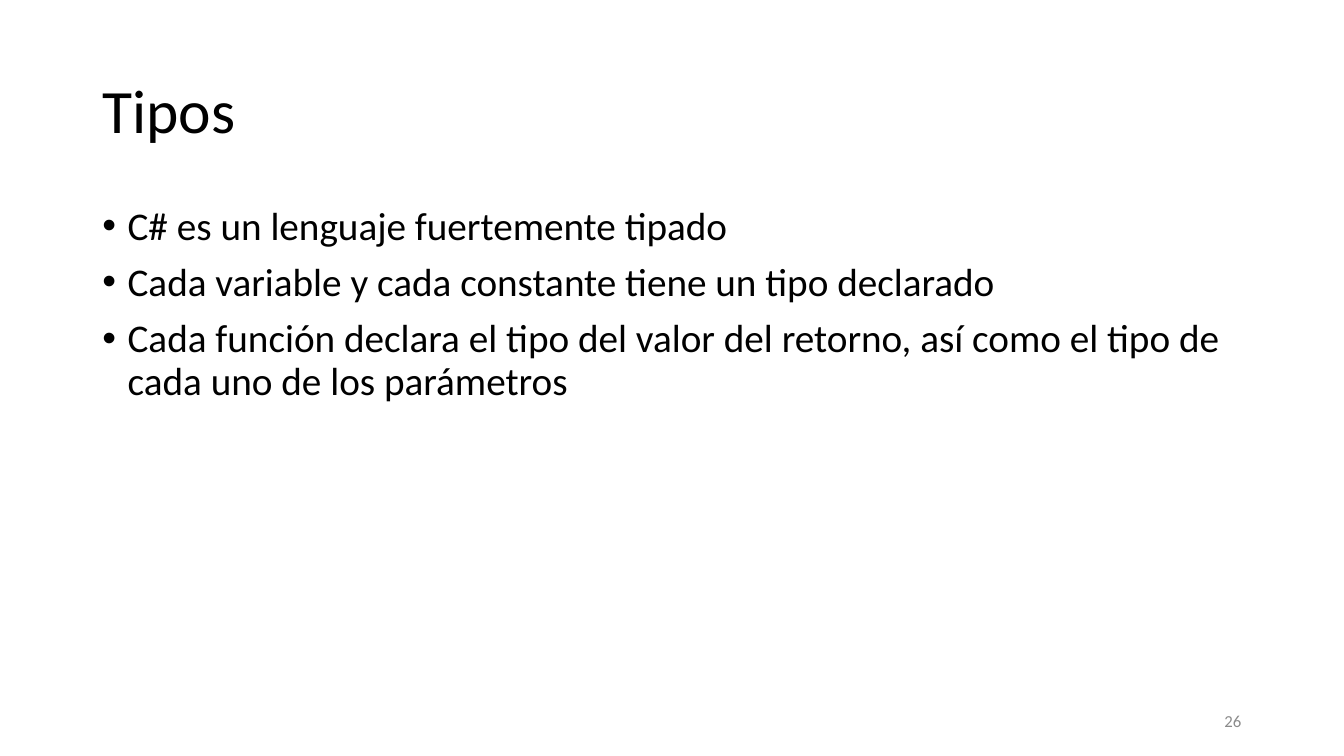
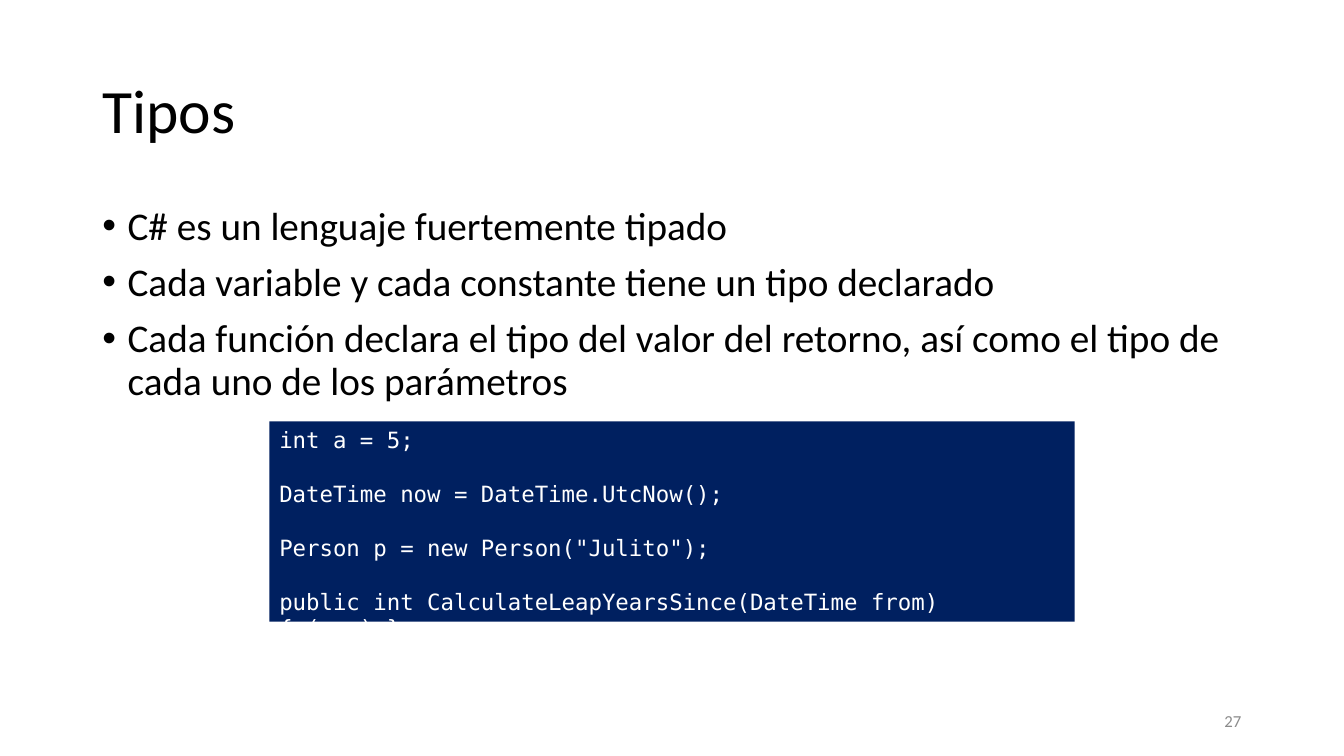
Before and after one commit to SergioLuis/hour-of-code-uva-2021, a slide deck: slide 27 of slides.pptx (slide 26 before the commit). Drawn at 1344x756 pixels with LibreOffice and Linux fonts; fonts in the diff are those of the drawing. Boxes give left, top, right and bottom in pixels: in the first picture for what was removed or moved away, otherwise in the second. Text is boxed around its words. In the diff, an @@ line names an element or a change of style, - is before the commit and + after.

```diff
--- a/slides.pptx
+++ b/slides.pptx
@@ rectangle added at (x1=269, y1=421, x2=1075, y2=622), fill #002060, 16 pt, text #FFFFFF @@
+int a = 5;
+DateTime now = DateTime.UtcNow();
+Person p = new Person("Julito");
+public int CalculateLeapYearsSince(DateTime from) { (...) }
@@ page number at (x1=1224, y1=716, x2=1241, y2=727): text changed @@
-26
+27
```
Also in this commit, not shown: 8 other slides changed, 16 slides added, 1 other file.
